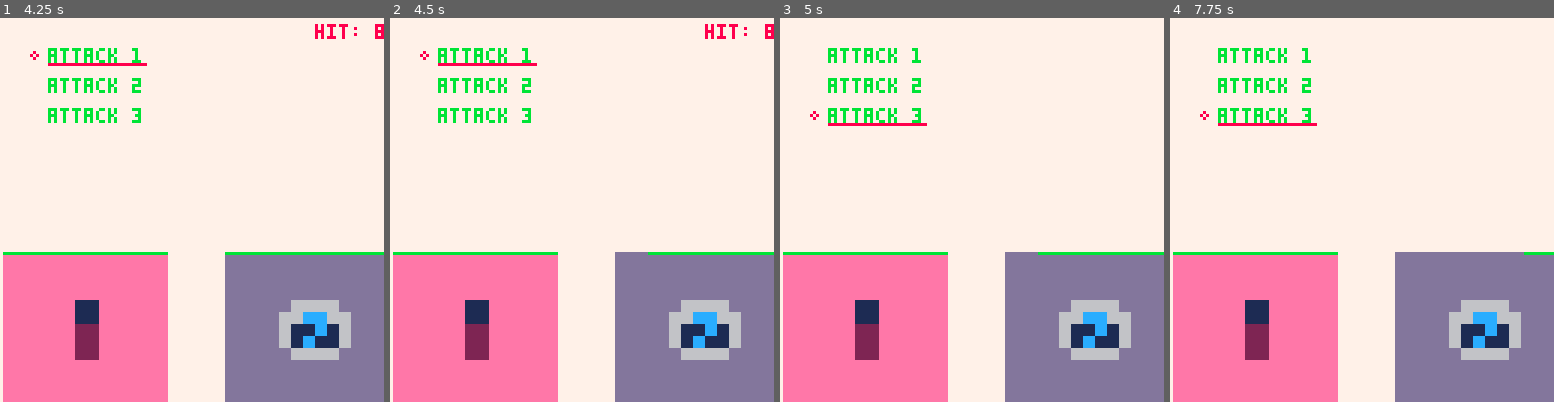
Above: before the commit, frames 1-4 (left to right).
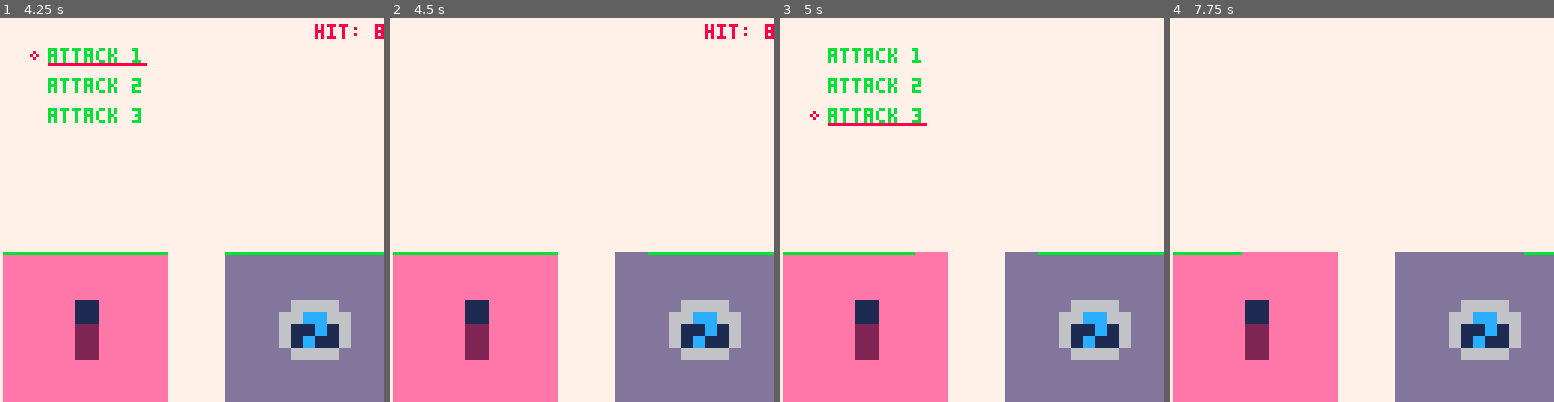
Above: after the commit, the same moments.

Repository: matthiasbruns/pico-8
Game: PICO-8 cartridge rpg/rpg.p8
Two runs of this game, one before a commit and one after it. Both use one fixed random seed, a clock stepped at 60 frames per second and the inputs below.
Inputs:
- Up to frame 1 (4.25 s): tap X (X key) at 0.33, 1.07, 1.85, 2.97, 4.08 s; tap O (Z key) at 0.7, 1.7, 2.1, 2.5, 2.9, 3.3, 3.7, 4.1 s; hold Right 1.6-2.1 s; hold Up 2.15-2.42 s; hold Right 2.47-3.03 s; hold Left 3.08-3.58 s; hold Down 3.63-3.97 s; hold Right from 4.02 s (still down)
- Up to frame 2 (4.5 s): keep holding Right
- Up to frame 3 (5 s): tap O (Z key) at 4.5, 4.9 s; release Right at 4.68 s; hold Up from 4.73 s (still down)
- Up to frame 4 (7.75 s): release Up at 5.03 s; hold Left 5.08-5.68 s; tap X (X key) at 5.2, 6.32, 7.43 s; tap O (Z key) every 0.4 s from 5.3 to 7.7 s; hold Down 5.73-6.03 s; hold Right 6.08-6.58 s; hold Right 6.63-7.13 s; hold Up 7.18-7.45 s; hold Right from 7.5 s (still down)

Frame 1 is identical in both runs. In frame 2, 1.4% of the frame differs, in the area x 7-39%, y 7-28%; in frame 3, less than 0.1%; in frame 4, 1.6%, in the area x 7-44%, y 7-62%.

Commit message:
added player death

Diff:
--- a/rpg/rpg.p8
+++ b/rpg/rpg.p8
@@ -7,32 +7,7 @@
 -- globals are defined in _init()
 function _init()
  printh("init")
- dbg = "" -- debug message
- t = 0 --timer
-
- -- dynamic screen sizing
- screen = {}
- screen.w=128
- screen.h=128
- actors={} -- 1:player
- cam = {}
- cam.x=0
- cam.y=0
- state=0 -- 0=menu, 1=explore, 2=fight
- mus_pat=0 --  0=menu, 1=explore, 2=fight
- padding=0 -- padding in world and clip
- fight_new()
- enemies_max=10
- enemies_types=4
- music(mus_pat)
- for x=1,1 do
-  actor_new()
-  actors[x].spr_index=(x-1) * 4
- end
- player = actors[1]
- player.w=2
- player.h=5
- actor_update_box(player)
+ game_reset()
  -- music(0)
 end
 
@@ -88,10 +63,14 @@
   foreach(actors, actor_draw)
  elseif state == 2 then
   draw_fight()
- end
-if draw_debug then
-  debug(128 - (#dbg*4), 2)
-end
+ elseif state == 3 then
+  cls(8)
+  camera()
+  print("you died - x to restart", 18, 64, 7)
+ end
+ if draw_debug then
+   debug(128 - (#dbg*4), 2)
+ end
 end
 
 function draw_fight()
@@ -119,11 +98,11 @@
  line(xmin + screen.w - width * (enemy.hp / enemy.max_hp), ymin - height, xmin + screen.w, ymin - height, 11)
 
  -- draw player
- local offset = draw_vxf(player)
- sspr(player.frame * 8, 0, 8, 8, xmin + width * 0.25 - player.w + offset.x, ymin - height + 8 + offset.y, 32, 32)
+ local vfx = draw_vxf(player)
+ sspr(player.frame * 8, 0, 8, 8, xmin + width * 0.25 - player.w + vfx.x, ymin - height + 8 + vfx.y, 32 * vfx.xs, 32 * vfx.ys)
  -- draw enemy
- offset = draw_vxf(enemy)
- sspr(enemy.frame * 8, 0, 8, 8, xmin + screen.w - width * 0.75, ymin - height + 8, 32, 32, true, false)
+ vfx = draw_vxf(enemy)
+ sspr(enemy.frame * 8, 0, 8, 8, xmin + screen.w - width * 0.75, ymin - height + 8, 32 * vfx.xs , 32 * vfx.ys, true, false)
 
  if fight.current == player.id then
   local radius = 1
@@ -148,10 +127,21 @@
 function draw_vxf(actor)
  local x_off = 0
  local y_off = 0
- if(actor.vfx != nil and actor.vfx == "attack" and t % 2 == 0) then
+ local x_scale = 1
+ local y_scale = 1
+
+ if(actor.vfx != nil and t % 2 == 0) then
+  return {x=x_off, y=y_off, xs = x_scale, ys = y_scale}
+ end
+
+ if(actor.vfx == "attack" ) then
   x_off = (t % 3 - 1) * 4
  end
- return {x=x_off, y=y_off}
+ if(actor.vfx == "hit" ) then
+  y_scale = (t % 3 + 1) * 0.5
+ end
+
+ return {x=x_off, y=y_off, xs = x_scale, ys = y_scale}
 end
 
 function draw_padding()
@@ -180,6 +170,11 @@
  elseif state == 2 then
   -- fight state updates
   update_fight()
+  elseif state == 3 then
+  -- death
+  if (btnp(4)) then
+   game_reset()
+  end
  end
 end
 -- pico-8
@@ -237,6 +232,45 @@
  end
 
  return v
+end
+-- math
+---end--------------
+
+---start--------------
+-- player
+function player_new()
+ player = actor_new(1)
+ player = actors[1]
+ player.w=2
+ player.h=5
+ actor_update_box(player)
+end
+
+function player_die()
+ player.hp = 0
+ state = 3
+end
+
+function game_reset()
+ dbg = "" -- debug message
+ t = 0 --timer
+
+ -- dynamic screen sizing
+ screen = {}
+ screen.w=128
+ screen.h=128
+ actors={} -- 1:player
+ cam = {}
+ cam.x=0
+ cam.y=0
+ state=0 --  0=menu, 1=explore, 2=fight,3=dead
+ mus_pat=0 --  0=menu, 1=explore, 2=fight,3=dead
+ padding=0 -- padding in world and clip
+ fight_new()
+ enemies_max=10
+ enemies_types=4
+ music(mus_pat)
+ player_new()
 end
 -- math
 ---end--------------
@@ -493,7 +527,7 @@
 
 ---start--------------
 -- actions
-function action_default(action, frame)
+function action_default(action, frame, instigator, target)
  if (state == 2) then
   return fight_action_default(action, frame)
  end
@@ -501,15 +535,15 @@
 end
 
 function fight_action_default(action, frame)
- local actor = actors[fight.current]
+ local instigator = actors[fight.current]
  local target = actors[fight.target]
 
  if(frame == 0) then
-  actor.vfx="attack"
- end
- if(frame == action.frames -2 or frame == action.frames) then
+  instigator.vfx="attack"
+ end
+ if(frame == action.frames -8 or frame == action.frames) then
   -- reset vfx
-  actor.vfx=nil
+  instigator.vfx=nil
   -- target hit vfx
   target.vfx="hit"
  end
@@ -722,15 +756,6 @@
 
  if fight.current == player.id then
   fight.target = fight.enemy
-  -- run through current action
-  if fight.action_frames > 0 then
-   local action = fight.actions[fight.action]
-   local remaining = player.attack(action, action.frames - fight.action_frames +1)
-   printh("fight frames "..fight.action_frames.. " remaining "..remaining.." action frames"..action.frames)
-   fight.action_frames = remaining
-   return
-  end
-
   -- wait for input
   if btnp(2) then -- up
    fight.action = (fight.action - 1 % #fight.actions)
@@ -742,10 +767,19 @@
   if btnp(5) then
    fight.action_frames = player.attack(fight.actions[fight.action], 0)
   end
-
  else
- fight.target = player.id
- -- AI baby
+  fight.target = player.id
+  -- AI baby
+  if (fight.action_frames  <= 0) fight.action_frames = enemy.attack(fight.actions[fight.action], 0)
+ end
+ -- run through current action
+ if fight.action_frames > 0 then
+  local action = fight.actions[fight.action]
+  local remaining = actors[fight.current].attack(action, action.frames - fight.action_frames +1)
+  printh("fight frames "..fight.action_frames.. " remaining "..remaining.." action frames"..action.frames)
+  fight.action_frames = remaining
+  if (remaining <= 0) fight.current = fight.target
+  return
  end
 
  -- check for hp
@@ -756,6 +790,9 @@
   state = 1
  end
 
+ if(player.hp <= 0) then
+  player_die()
+ end
 end
 -- states
 ---end----------------
